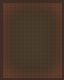
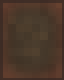
Revision of a layered 64 × 80 image; what changed, layer by layer:
painted on "Grain" over (0, 0, 64, 80)